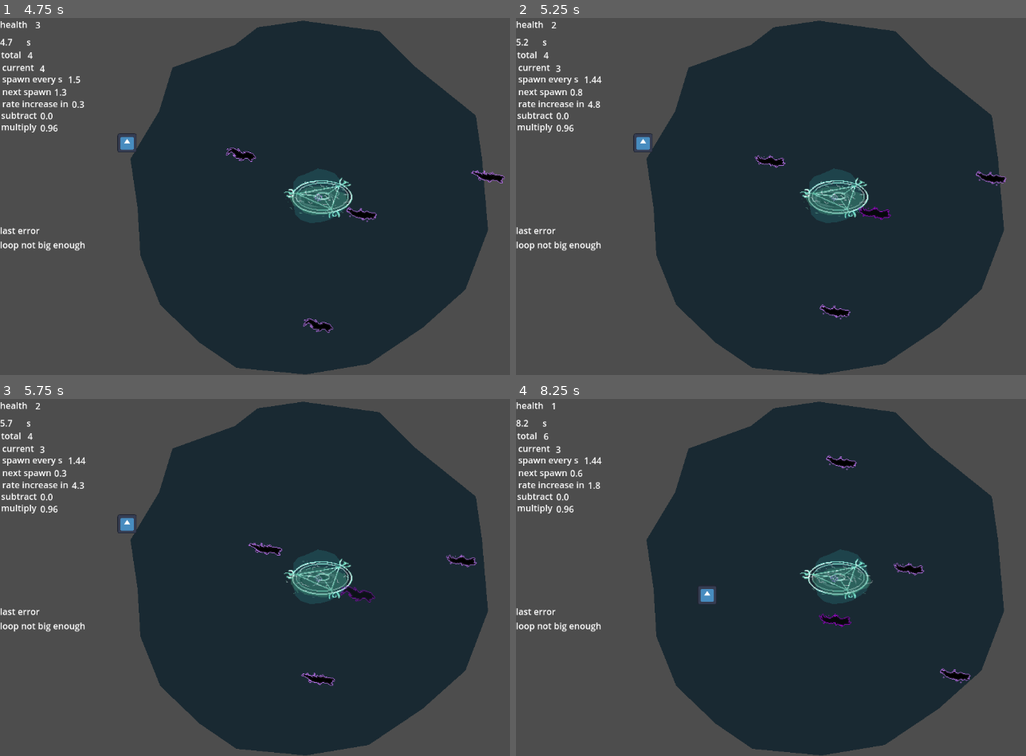
Above: before the commit, frames 1-4 (two rows, left to right).
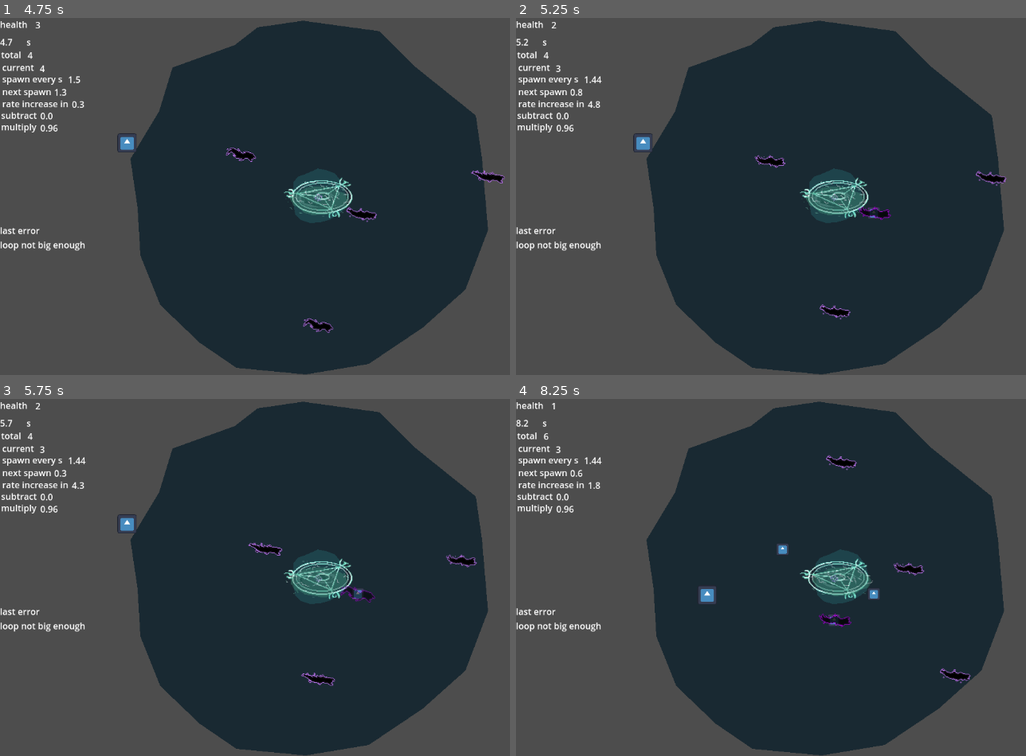
Above: after the commit, the same moments.

Repository: alifeee/loop
Game: Godot game, scene res://scenes/main.tscn
Same seed, same stepped clock (60 frames per second), same inputs: the game is played once before the commit and once after it. The engine's default icon, where the game draws it, is replaced by a stand-in: a white triangle on a blue panel in a dark square.
Inputs (mouse positions are in pixels of both pictures, inside the frame that each line leads up to):
- Up to frame 1 (4.75 s): move the mouse to (459, 178) at 0.52 s; press the mouse at (459, 178) at 0.53 s; move the mouse to (188, 214) at 1.27 s; release the mouse at (188, 214) at 1.28 s; click (188, 214) at 1.35 s; move the mouse to (382, 117) at 2.02 s; press the mouse at (382, 117) at 2.03 s; move the mouse to (285, 267) at 2.77 s; release the mouse at (285, 267) at 2.78 s; click (285, 267) at 2.85 s; move the mouse to (509, 250) at 3.52 s; press the mouse at (509, 250) at 3.53 s; move the mouse to (127, 142) at 4.27 s; release the mouse at (127, 142) at 4.28 s; click (127, 142) at 4.35 s
- Up to frame 2 (5.25 s): move the mouse to (867, 196) at 5.02 s; press the mouse at (867, 196) at 5.03 s
- Up to frame 3 (5.75 s): no input
- Up to frame 4 (8.25 s): move the mouse to (740, 488) at 5.77 s; release the mouse at (740, 488) at 5.78 s; click (740, 488) at 5.85 s; move the mouse to (975, 559) at 6.52 s; press the mouse at (975, 559) at 6.53 s; move the mouse to (704, 595) at 7.27 s; release the mouse at (704, 595) at 7.28 s; click (704, 595) at 7.35 s; move the mouse to (898, 498) at 8.02 s; press the mouse at (898, 498) at 8.03 s

Frame 1 is identical in both runs. In frame 2, less than 0.1% of the frame differs, in the area x 69-72%, y 53-57%; in frame 3, less than 0.1%; in frame 4, 0.2%, in the area x 51-72%, y 40-64%.

Commit message:
demons poop out coins

Diff:
--- a/scenes/demon.tscn
+++ b/scenes/demon.tscn
@@ -1,7 +1,7 @@
 [gd_scene load_steps=10 format=3 uid="uid://bl2csjlnsrcy7"]
 
 [ext_resource type="Script" uid="uid://b4nh26i4whmsb" path="res://scripts/demon.gd" id="1_3t42y"]
-[ext_resource type="PackedScene" uid="uid://b4wihwps0lyfk" path="res://scenes/coin.tscn" id="2_ofewj"]
+[ext_resource type="PackedScene" uid="uid://b4wihwps0lyfk" path="res://scenes/drop.tscn" id="2_ofewj"]
 [ext_resource type="Texture2D" uid="uid://cemeaeby73aqk" path="res://assets/animations/wriggler/wriggler_move.png" id="3_ofewj"]
 
 [sub_resource type="CircleShape2D" id="CircleShape2D_3t42y"]
@@ -46,7 +46,7 @@
 [node name="Demon" type="AnimatableBody2D" node_paths=PackedStringArray("sprite")]
 script = ExtResource("1_3t42y")
 sprite = NodePath("AnimatedSprite2D")
-drop = ExtResource("2_ofewj")
+drop_scene = ExtResource("2_ofewj")
 walk_angle = 0.2
 walk_speed = 50.0
 
--- a/scenes/coin.tscn
+++ b/scenes/drop.tscn
@@ -1,7 +1,7 @@
 [gd_scene load_steps=3 format=3 uid="uid://b4wihwps0lyfk"]
 
 [ext_resource type="Texture2D" uid="uid://wajv0p62nlg7" path="res://icon.svg" id="1_i64fm"]
-[ext_resource type="Script" uid="uid://bs6d5pchncevf" path="res://scripts/coin.gd" id="1_rwqht"]
+[ext_resource type="Script" uid="uid://bs6d5pchncevf" path="res://scripts/drop.gd" id="1_rwqht"]
 
 [node name="Coin" type="Sprite2D"]
 scale = Vector2(0.171875, 0.171875)
--- a/scenes/main.tscn
+++ b/scenes/main.tscn
@@ -11,6 +11,7 @@
 [ext_resource type="Script" uid="uid://b1o1776rup4my" path="res://scripts/userinterface.gd" id="5_tefeu"]
 [ext_resource type="Script" path="res://scripts/centre.gd" id="5_ya4ey"]
 [ext_resource type="Script" path="res://scripts/animated_sprite.gd" id="6_85g3d"]
+[ext_resource type="Script" uid="uid://8f55v1a3pmfg" path="res://scripts/drops.gd" id="12_eb6dy"]
 
 [sub_resource type="AtlasTexture" id="AtlasTexture_tipki"]
 atlas = ExtResource("4_o6xl0")
@@ -103,6 +104,10 @@
 
 [node name="RateTimer" type="Timer" parent="Spawner"]
 
+[node name="DemonDrops" type="Node2D" parent="Spawner"]
+position = Vector2(-576, -324)
+script = ExtResource("12_eb6dy")
+
 [node name="Loop1" parent="." instance=ExtResource("5_tbgi4")]
 position = Vector2(-44, -48)
 
--- a/scripts/demon.gd
+++ b/scripts/demon.gd
@@ -6,6 +6,7 @@
 @export var drop_scene: PackedScene
 @export var drop_chance: float = 1
 @export var drop_amount: int = 1
+@export var drop_variance: float = 0.1
 
 @export var walk_angle: float
 @export var walk_speed: float
@@ -56,17 +57,23 @@
 	if hittween:
 		hittween.kill()
 	dead = true
+	make_drop()
 	self.walk_speed = 0
 	self.modulate = Color("#f0ff")
 	self.collision_layer = 2
 	var dietween = get_tree().create_tween()
 	dietween.tween_property(self, "modulate:a", 0, 2)
+	# dietween.tween_callback(make_drop)
 	dietween.tween_callback(func(): self.queue_free())
 
 func make_drop() -> void:
+	var d = self.find_parent("Spawner").find_child("DemonDrops")
+
 	for __ in drop_amount:
 		if drop_chance >= randf():
 			var drop = drop_scene.instantiate()
+			drop.global_position = self.global_position # + Vector2(randfn(0, drop_variance), randfn(0, drop_variance))
+			d.add_child(drop)
 
 
 func reach_middle() -> void:
--- /dev/null
+++ b/scripts/drops.gd
@@ -0,0 +1,17 @@
+extends Node2D
+
+@export var drop_scene: PackedScene
+@export var drop_chance: float = 1
+@export var drop_amount: int = 1
+@export var drop_variance: float = 0.1
+
+signal demon_death(pos: Vector2)
+
+
+
+func make_drop() -> void:
+	for __ in drop_amount:
+		if drop_chance >= randf():
+			var drop = drop_scene.instantiate()
+			drop.position = self.position + Vector2(randfn(0, drop_variance), randfn(0, drop_variance))
+			self.add_child(drop)
Not shown: 1 places in scenes/main.tscn that only renumber resources
Renamed: scripts/coin.gd -> scripts/drop.gd
Renamed: scripts/coin.gd.uid -> scripts/drop.gd.uid
Not shown, added: scripts/drops.gd.uid
